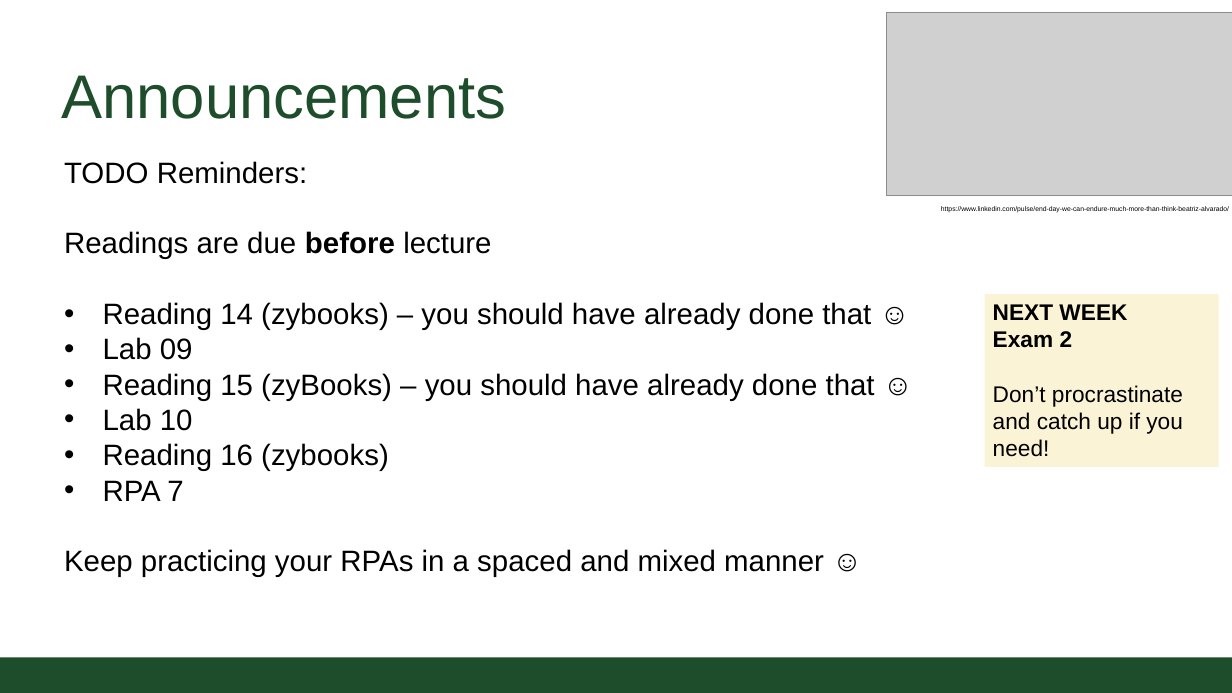
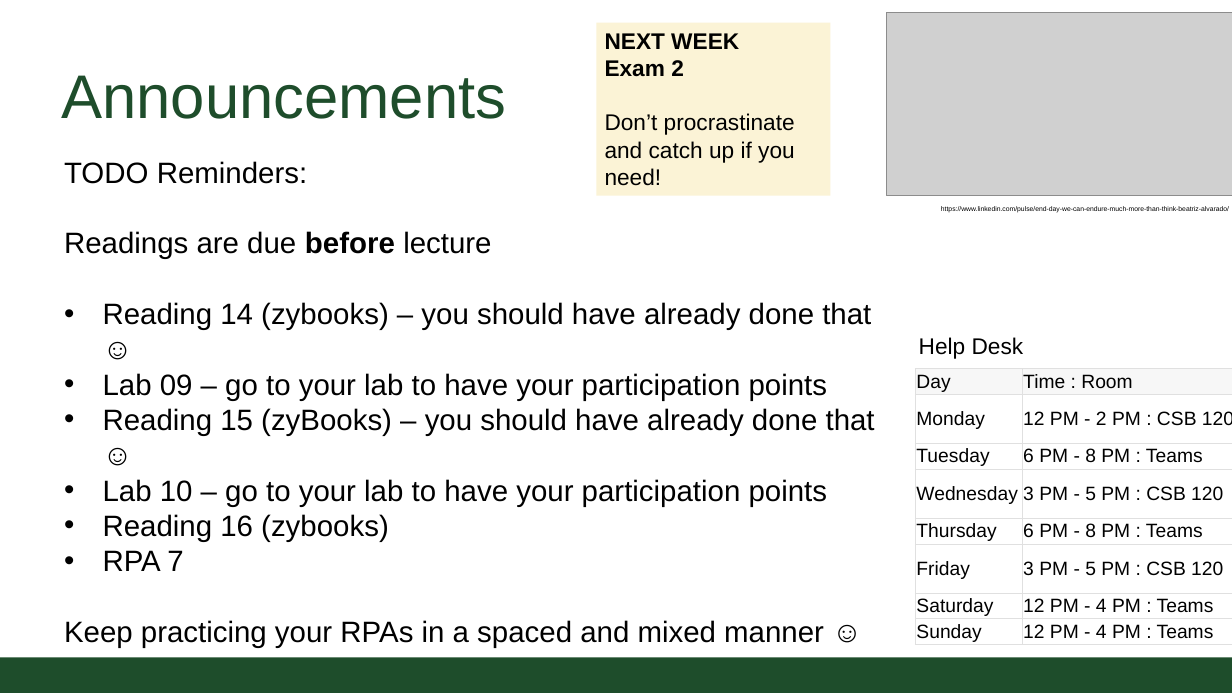
Before and after one commit to CSU-CompSci-CS163-4/Handouts, a slide deck: slide 2 of slides/On-Campus/07_02_MoreLoops.pptx. Drawn at 1232x693 pixels with LibreOffice and Linux fonts; fonts in the diff are those of the drawing; grey boxes stand for pictures; background and template pictures are left out. Boxes give left, top, right and bottom in pixels: in the first picture for what was removed or moved away, otherwise in the second. Text is boxed around its words. In the diff, an @@ line names an element or a change of style, - is before the commit and + after.

Commit message:
More Loops lecture update

```diff
--- a/slides/On-Campus/07_02_MoreLoops.pptx
+++ b/slides/On-Campus/07_02_MoreLoops.pptx
@@ rectangle "NEXT WEEK": place and size @@
-rectangle "NEXT WEEK" at bbox=[985, 294, 1219, 467]
+rectangle "NEXT WEEK" at bbox=[597, 23, 831, 196]
@@ text added at bbox=[919, 337, 1024, 359], 20 pt, text #000000 @@
+Help Desk
@@ text at bbox=[103, 373, 828, 401]: text changed @@
-• Lab 09
+• Lab 09 – go to your lab to have your participation points
@@ table added at bbox=[915, 369, 1232, 646], 8 rows, 2 columns @@
+Day | Time : Room
+Monday | 12 PM - 2 PM : CSB 120
+Tuesday | 6 PM - 8 PM : Teams
+Wednesday | 3 PM - 5 PM : CSB 120
+Thursday | 6 PM - 8 PM : Teams
+Friday | 3 PM - 5 PM : CSB 120
+Saturday | 12 PM - 4 PM : Teams
+Sunday | 12 PM - 4 PM : Teams
@@ text at bbox=[103, 479, 828, 507]: text changed @@
-• Lab 10
+• Lab 10 – go to your lab to have your participation points
```
Also in this commit, not shown: 1 other file.
